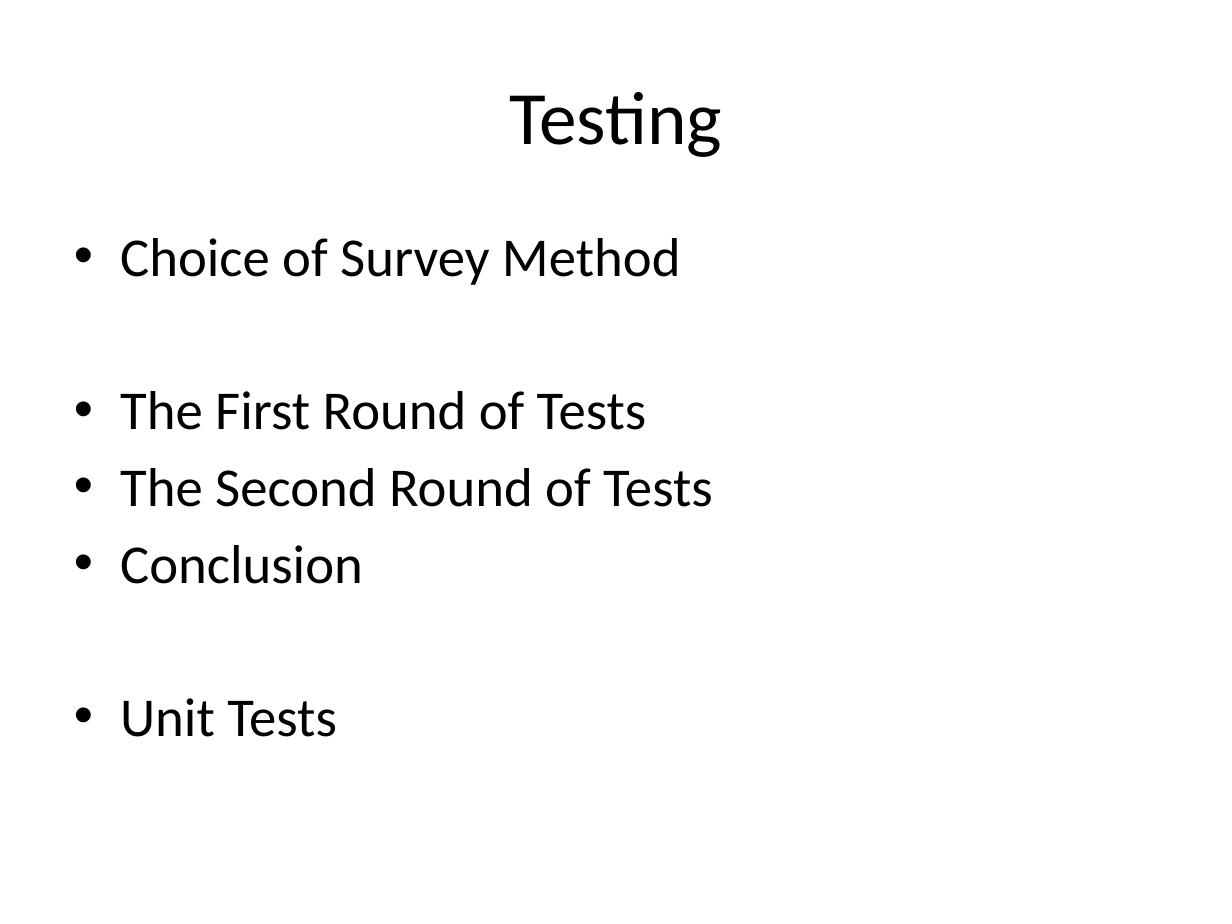
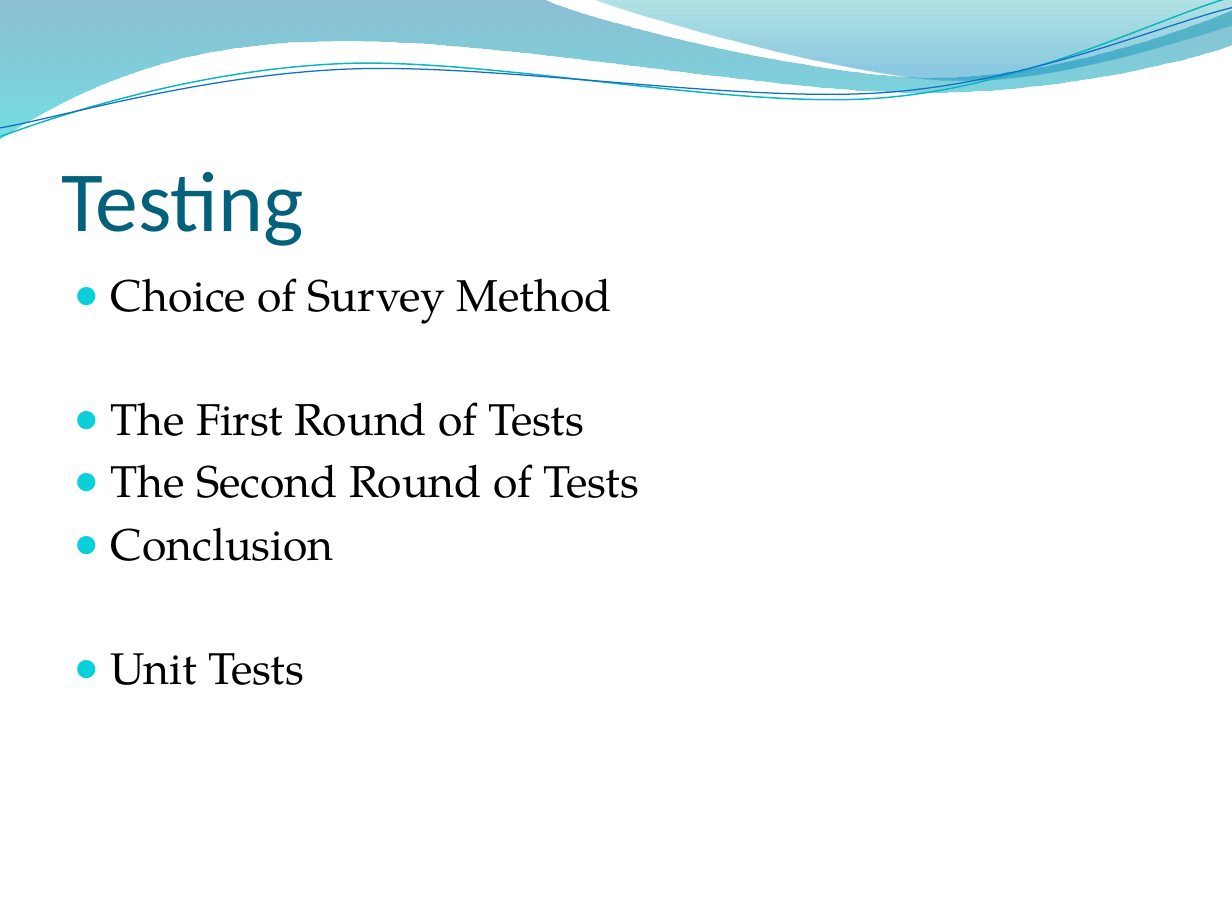
Before and after one commit to montelongoj/p2-b130-aau-2011, a slide deck: slide 16 of P2 project Bag Packer Program.pptx. Drawn at 1232x924 pixels with LibreOffice and Linux fonts; fonts in the diff are those of the drawing; background and template pictures are left out. Boxes give left, top, right and bottom in pixels: in the first picture for what was removed or moved away, otherwise in the second. Text is boxed around its words. In the diff, an @@ line names an element or a change of style, - is before the commit and + after.

```diff
--- a/P2 project Bag Packer Program.pptx
+++ b/P2 project Bag Packer Program.pptx
@@ freeform shape added at (x1=0, y1=0, x2=1232, y2=139), fill gradient #0074A1 to #00C6CF @@
@@ freeform shape added at (x1=0, y1=0, x2=1232, y2=144), outline #0AB8BF 0.85 pt @@
@@ freeform shape added at (x1=0, y1=8, x2=1232, y2=137), outline #0F6FC6 0.75 pt @@
@@ freeform shape added at (x1=590, y1=0, x2=1232, y2=85), fill gradient #00A1A9 to #008BBF @@
@@ title "Testing" moved from (x1=509, y1=92, x2=722, y2=157) to (x1=62, y1=172, x2=304, y2=246) @@
@@ title "Testing" at (x1=62, y1=172, x2=304, y2=246): size 44 to 50 pt, text colour #000000 to #04617B; alignment centre to left; vertical alignment middle to bottom @@
@@ text "Choice of Survey Method" moved from (x1=120, y1=238, x2=713, y2=737) to (x1=111, y1=278, x2=639, y2=685) @@
@@ text "Choice of Survey Method" at (x1=111, y1=278, x2=639, y2=685): size 32 to 26 pt, font Calibri to TeX Gyre Pagella; bullet • to ●; less space between paragraphs @@
```
Also in this commit, not shown: 18 other slides changed.
